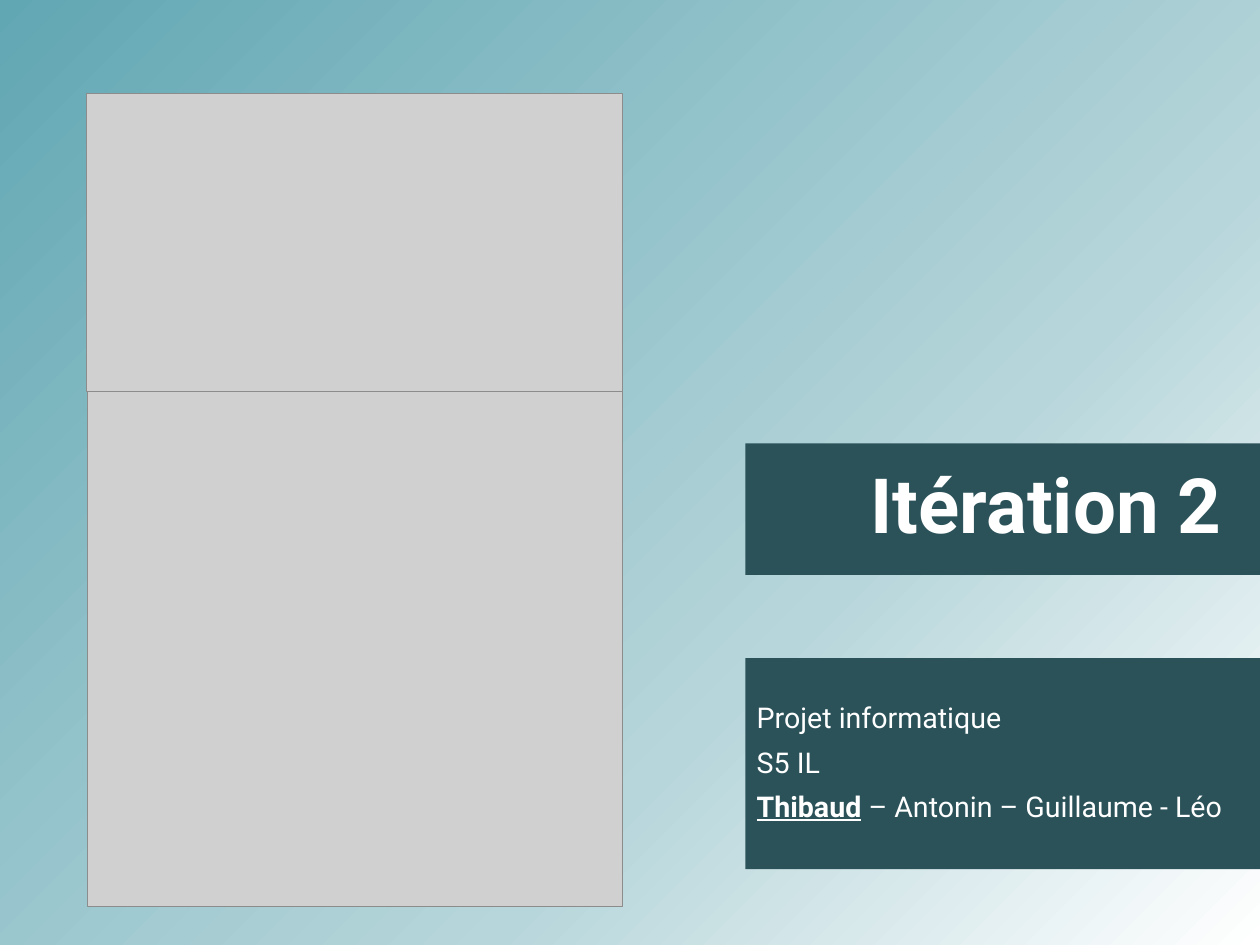
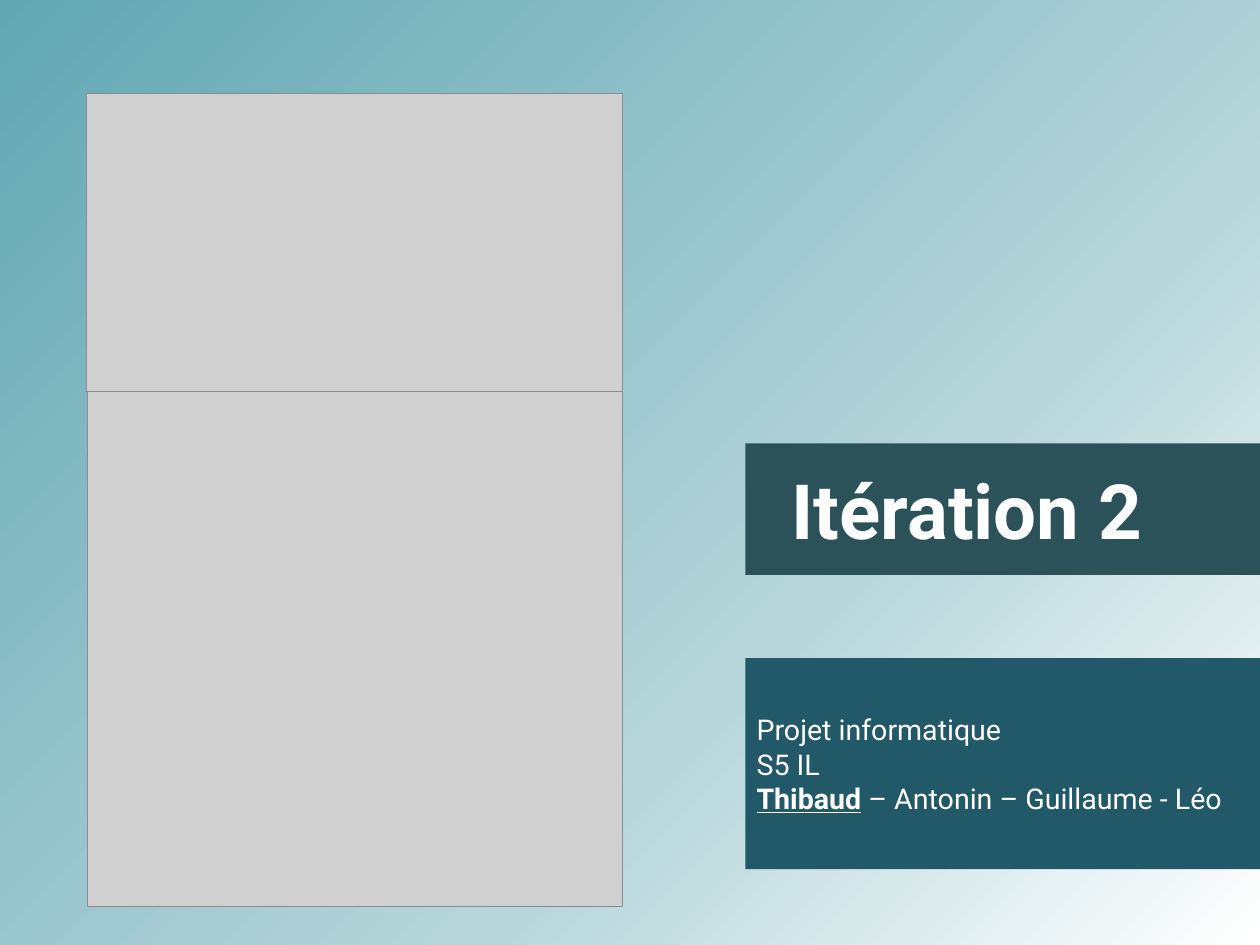
Before and after one commit to antonin-charrier/Project-Galt, a slide deck: slide 1 of Itérations/Présentation IT2.pptx. Drawn at 1260x945 pixels with LibreOffice and Linux fonts; fonts in the diff are those of the drawing; grey boxes stand for pictures. Boxes give left, top, right and bottom in pixels: in the first picture for what was removed or moved away, otherwise in the second. Text is boxed around its words. In the diff, an @@ line names an element or a change of style, - is before the commit and + after.

```diff
--- a/Itérations/Présentation IT2.pptx
+++ b/Itérations/Présentation IT2.pptx
@@ rectangle "Itération 2" at (745, 444, 1260, 575): line spacing 0.9 to 1; less space between paragraphs; subtitle to rectangle @@
@@ rectangle "Projet informatique" at (745, 659, 1260, 870): line spacing 0.9 to 1; less space between paragraphs; fill #2B5259 to #215968 @@
```
Also in this commit, not shown: 7 other slides changed.
